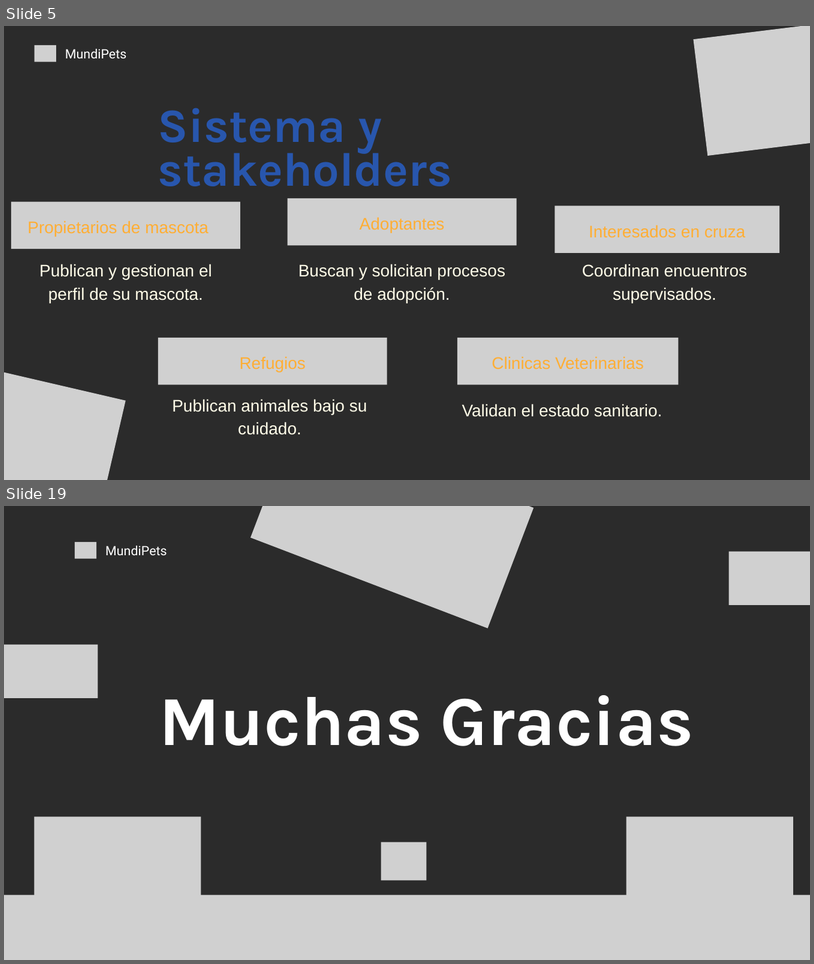
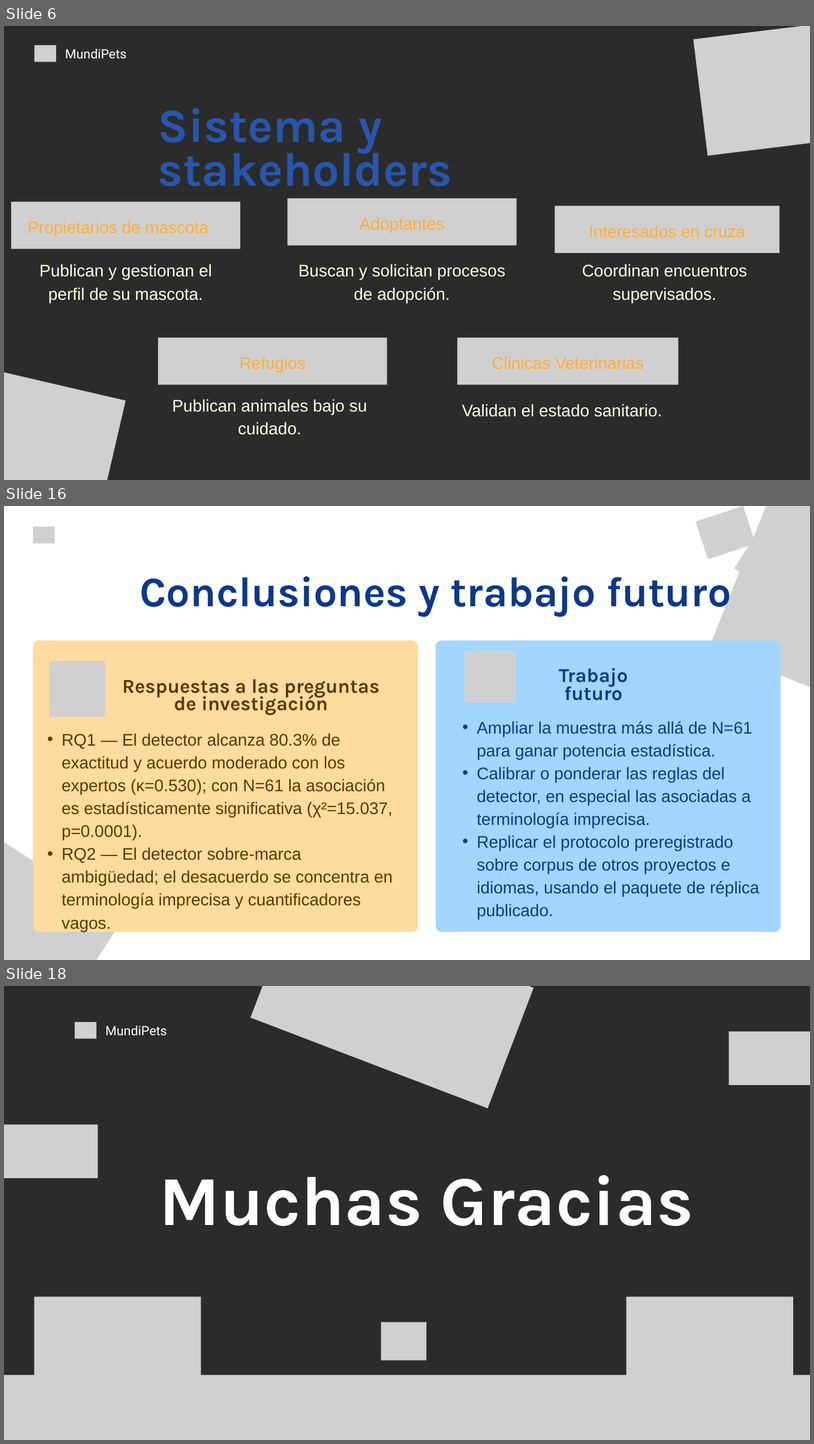
Before and after one commit to andymendozap03/MundiPets-PFC-IngReq, a slide deck: 09_Defensa/Presentación.pptx. Shown one above the other, each under a label of ours: slides 5 and 19 before the commit, slides 6, 16 and 18 after it; the slides between them are not shown. The pictures are 814x964 and 814x1444 pixels, drawn with LibreOffice and Linux fonts; fonts in the diff are those of the drawing; grey boxes stand for pictures; background and template pictures are left out; a plain dark background stands for a picture behind light text. Boxes give left, top, right and bottom in pixels: in the first picture for what was removed or moved away, otherwise in the second. Text is boxed around its words. In the diff, an @@ line names an element or a change of style, - is before the commit and + after.

Commit message:
Actualizar presentacion defensa MundiPets

```diff
--- a/09_Defensa/Presentación.pptx
+++ b/09_Defensa/Presentación.pptx
@@ slide 16 added at (4, 506, 810, 960), background picture (left out) @@
@@ picture added at (696, 506, 756, 559) @@
@@ picture added at (710, 506, 810, 701) @@
@@ picture added at (33, 526, 55, 543) @@
@@ text added at (63, 525, 155, 543), 23 pt, text #FFFFFF @@
+MundiPets
@@ picture added at (734, 534, 801, 597) @@
@@ text added at (140, 576, 732, 616), 75 pt, text #0D3889, bold @@
+Conclusiones y trabajo futuro
@@ group added at (33, 640, 418, 931): 2 texts, 1 freeform shape, 1 picture @@
+  • RQ1 — El detector alcanza 80.3% de exactitud y acuerdo moderado con los expertos (κ=0.530); con N=61 la asociación es estadísticamente significativa (χ²=15.037, p=0.0001).
+  • RQ2 — El detector sobre-marca ambigüedad; el desacuerdo se concentra en terminología imprecisa y cuantificadores vagos.
+Respuestas a las preguntas de investigación
@@ group added at (436, 640, 781, 931): 2 texts, 1 freeform shape, 1 picture @@
+  • Ampliar la muestra más allá de N=61 para ganar potencia estadística.
+  • Calibrar o ponderar las reglas del detector, en especial las asociadas a terminología imprecisa.
+  • Replicar el protocolo preregistrado sobre corpus de otros proyectos e idiomas, usando el paquete de réplica publicado.
+Trabajo futuro
@@ picture added at (4, 824, 123, 960) @@
@@ what was slide 5 is now slide 6 @@
@@ what was slide 19 is now slide 18 @@
```
Also in this commit, not shown: 11 other slides added, 13 slides removed, 1 other file.
